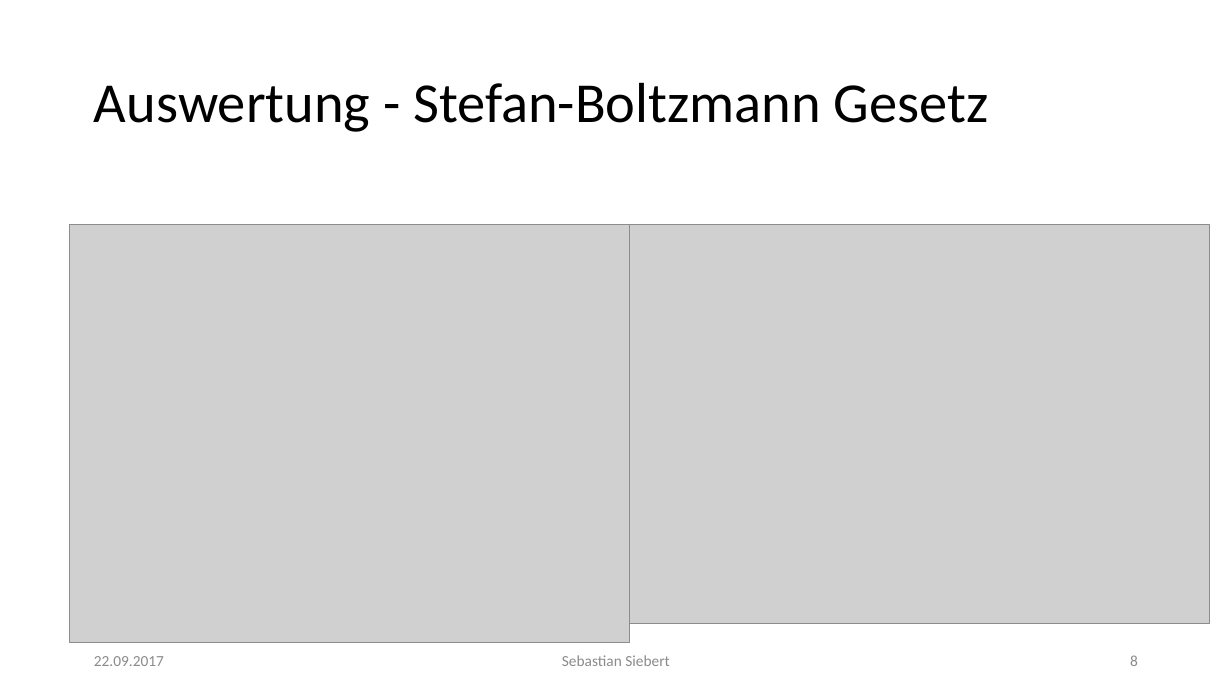
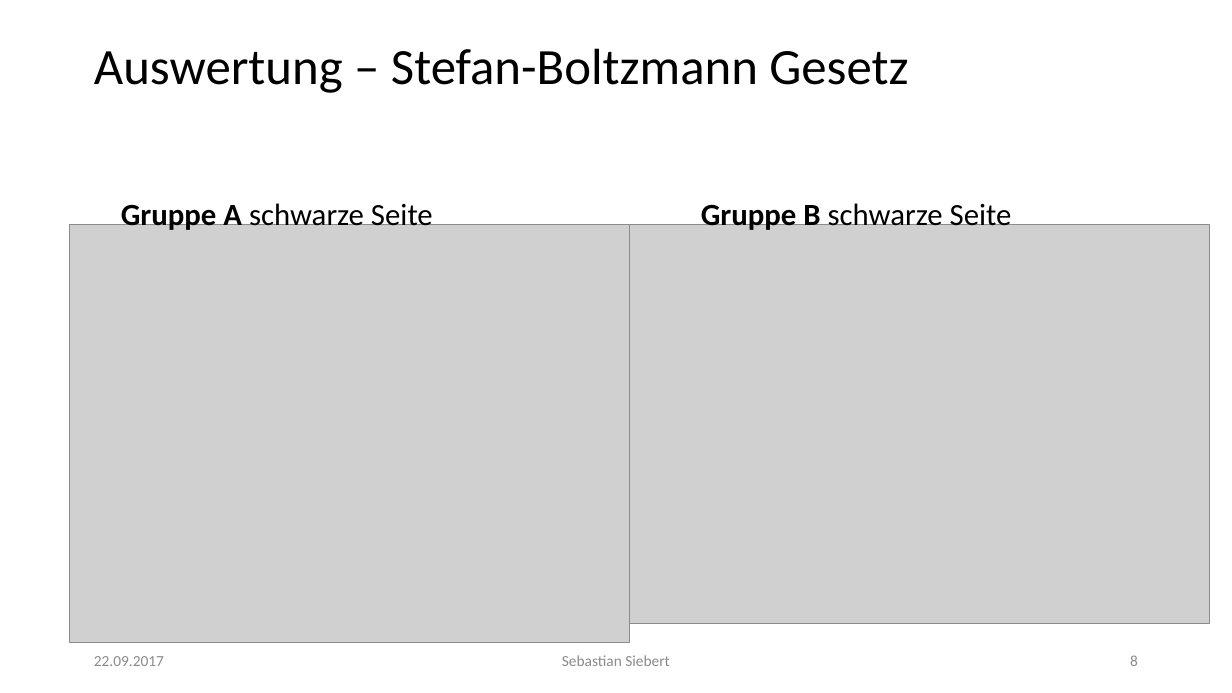
Before and after one commit to thewhitecat/grundpraktikum1, a slide deck: slide 8 of grundpraktikum2/Atomphysik/Atomphysik.pptx. Drawn at 1232x693 pixels with LibreOffice and Linux fonts; fonts in the diff are those of the drawing; grey boxes stand for pictures. Boxes give left, top, right and bottom in pixels: in the first picture for what was removed or moved away, otherwise in the second. Text is boxed around its words. In the diff, an @@ line names an element or a change of style, - is before the commit and + after.

```diff
--- a/grundpraktikum2/Atomphysik/Atomphysik.pptx
+++ b/grundpraktikum2/Atomphysik/Atomphysik.pptx
@@ title at box(94, 48, 908, 93): text changed; size 44 to 39.6 pt @@
-Auswertung - Stefan-Boltzmann Gesetz
+Auswertung – Stefan-Boltzmann Gesetz
@@ text added at box(121, 199, 433, 233), 24 pt, text #000000 @@
+Gruppe A schwarze Seite
@@ text added at box(701, 199, 1012, 233), 24 pt, text #000000 @@
+Gruppe B schwarze Seite
```
Also in this commit, not shown: 8 other slides changed, 2 other files.
